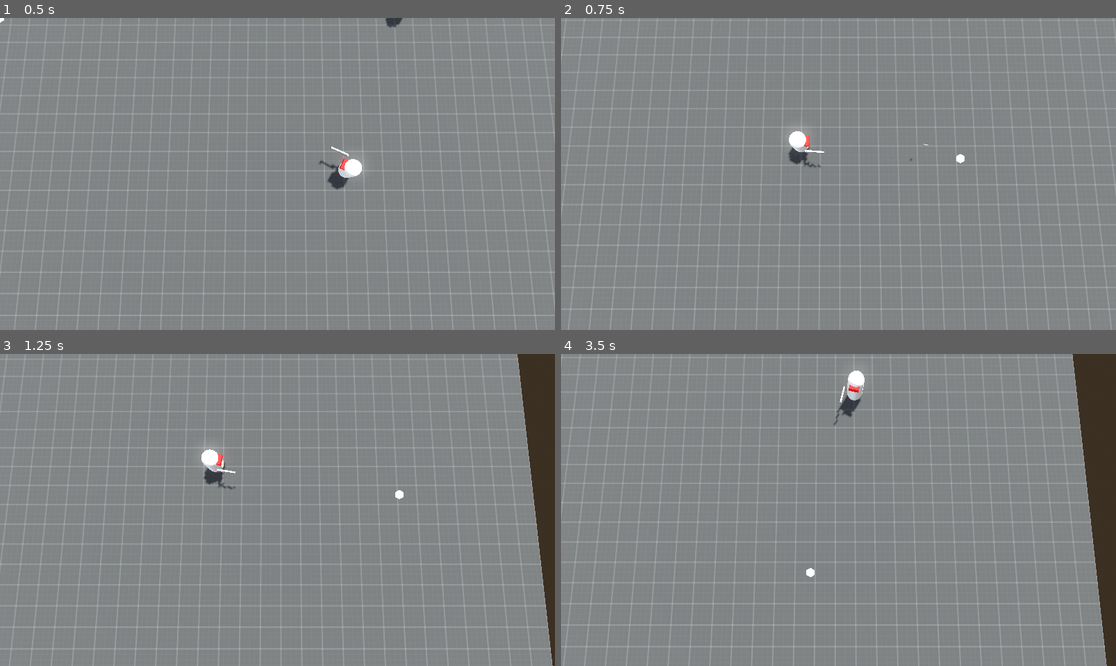
Above: before the commit, frames 1-4 (two rows, left to right).
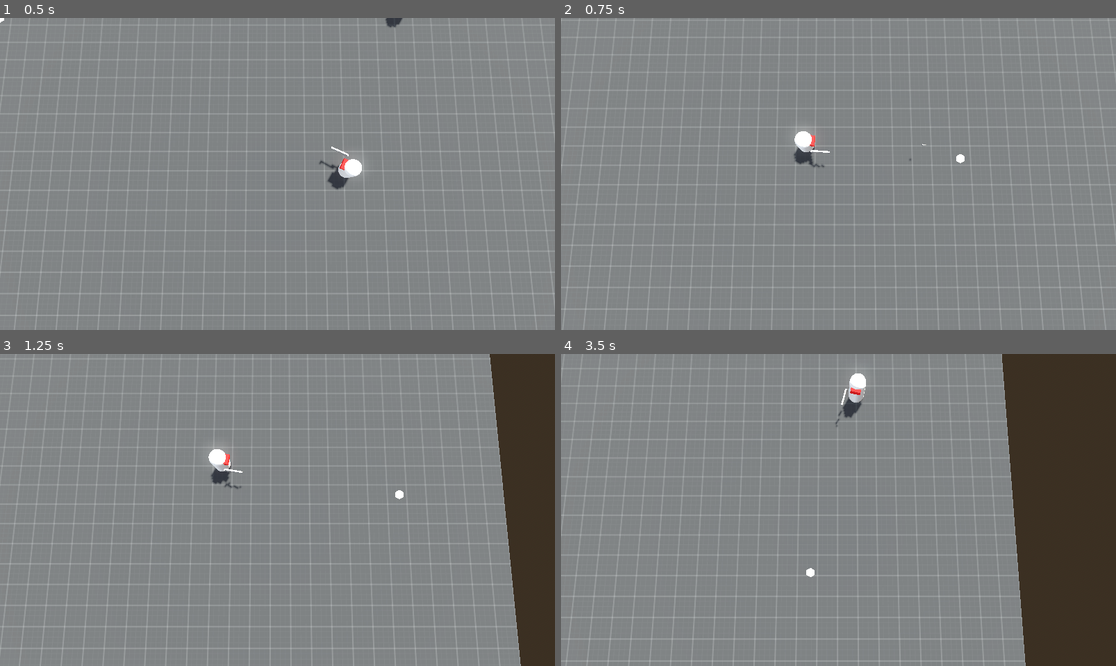
Above: after the commit, the same moments.

Repository: rans0000/topdown-shooter
Game: Godot game, scene res://scenes/world.tscn
The game is run twice, just before and just after one commit, with the same random seed, the same clock (stepped at 60 frames per second) and the same inputs.
Inputs (mouse positions are in pixels of both pictures, inside the frame that each line leads up to):
- Up to frame 1 (0.5 s): no input
- Up to frame 2 (0.75 s): move the mouse to (960, 158) at 0.52 s; hold D (move_right) from 0.53 s (still down); click (960, 158) at 0.6 s
- Up to frame 3 (1.25 s): keep holding D (move_right)
- Up to frame 4 (3.5 s): move the mouse to (727, 525) at 1.27 s; release D (move_right) at 1.28 s; hold S (move_backward) 1.28-2.03 s; click (727, 525) at 1.35 s; move the mouse to (894, 441) at 2.02 s; hold D (move_right) 2.03-2.78 s; click (894, 441) at 2.1 s; move the mouse to (810, 572) at 2.77 s; hold W (move_forward) from 2.78 s (still down); click (810, 572) at 2.85 s

Frame 1 is identical in both runs. In frame 2, 0.7% of the frame differs, in the area x 0-99%, y 35-100%; in frame 3, 6.5%; in frame 4, 17%, in the area x 0-99%, y 0-100%.

Commit message:
set player speed based on the looking direction

Diff:
--- a/project.godot
+++ b/project.godot
@@ -10,7 +10,7 @@
 
 [application]
 
-config/name="Testbed"
+config/name="topdown-shooter"
 run/main_scene="uid://c4tmuahbrvodu"
 config/features=PackedStringArray("4.4", "Forward Plus")
 config/icon="res://icon.svg"
--- a/scenes/world.tscn
+++ b/scenes/world.tscn
@@ -42,9 +42,6 @@
 metadata/_edit_lock_ = true
 metadata/_edit_group_ = true
 
-[node name="Gun" parent="Entities/Player" index="4"]
-transform = Transform3D(1, 0, 0, 0, 1, 0, 0, 0, 1, 0.588569, 1.47672, -0.557674)
-
 [node name="Map" type="Node3D" parent="."]
 metadata/_edit_lock_ = true
 
--- a/scripts/player.gd
+++ b/scripts/player.gd
@@ -3,8 +3,9 @@
 @export var camera: Camera3D
 @onready var bounds := get_viewport().get_visible_rect().size
 @onready var cursor: MeshInstance2D = $PlayerUI/Cursor
-var move_speed := 200.0
+var move_speed := 300.0
 var cursor_position := Vector2.ZERO
+var target_position := Vector3.ZERO
 var joystick_acceleration := 10;
 
 
@@ -12,15 +13,17 @@
 
 func _physics_process(delta: float) -> void:
 	move_player(delta)
-	move_and_slide()
 	handle_joystick_motion()
 	look_at_camera()
+	move_and_slide()
 
 
 func move_player(delta:float) -> void:
 	var move_vec2D := Input.get_vector("move_left", "move_right", "move_forward", "move_backward")
-	var direction := Vector3(move_vec2D.x, 0, move_vec2D.y) * move_speed * delta
-	velocity = direction + direction
+	var direction := Vector3(move_vec2D.x, 0, move_vec2D.y)
+	var target_vec2D := Vector2(target_position.x, target_position.z).normalized()
+	var speed := remap(move_vec2D.dot(target_vec2D), -1, 1, 1, 2) * move_speed
+	velocity = direction  * speed * delta
 
 
 func look_at_camera() -> void:
@@ -33,8 +36,8 @@
 	if result.is_empty(): return
 
 	var pos = result.position;
-	var target := Vector3(pos.x, position.y, pos.z)
-	look_at(target, Vector3.UP)
+	target_position = Vector3(pos.x, position.y, pos.z)
+	look_at(target_position, Vector3.UP)
 
 
 func handle_joystick_motion() -> void:
